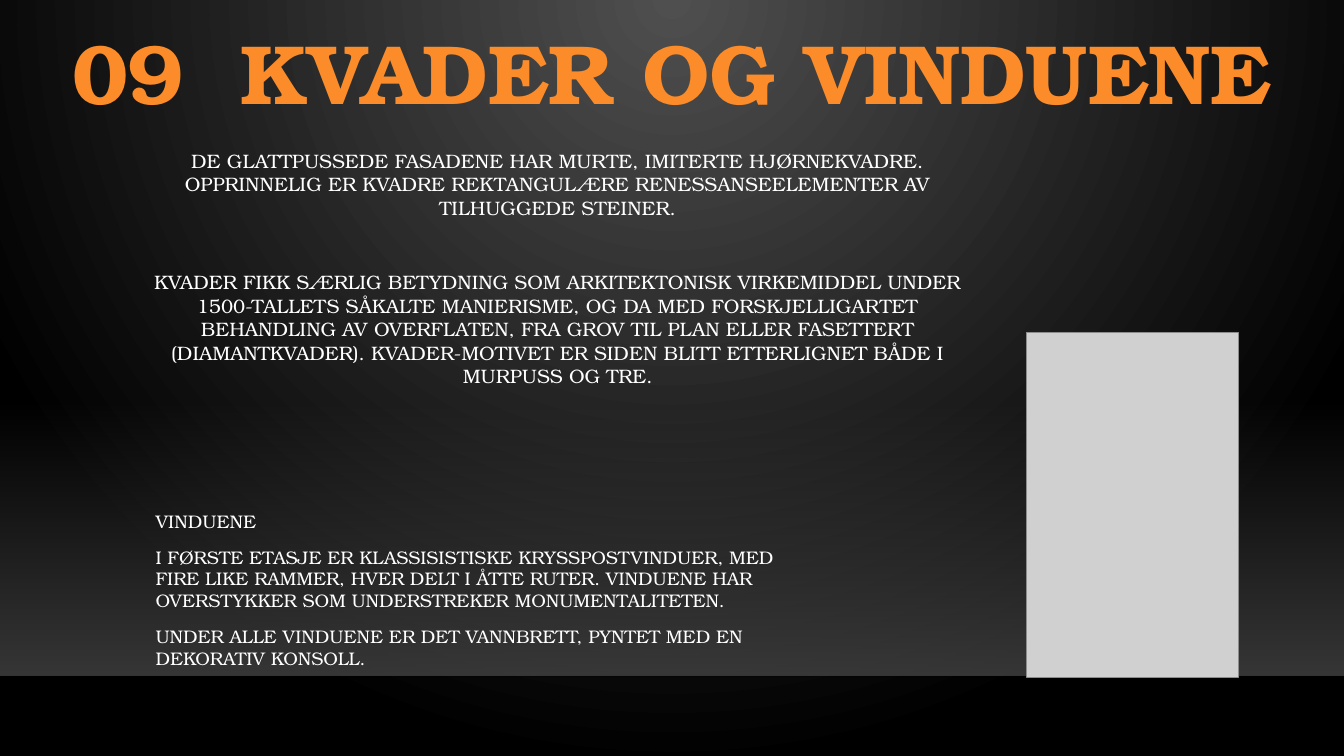
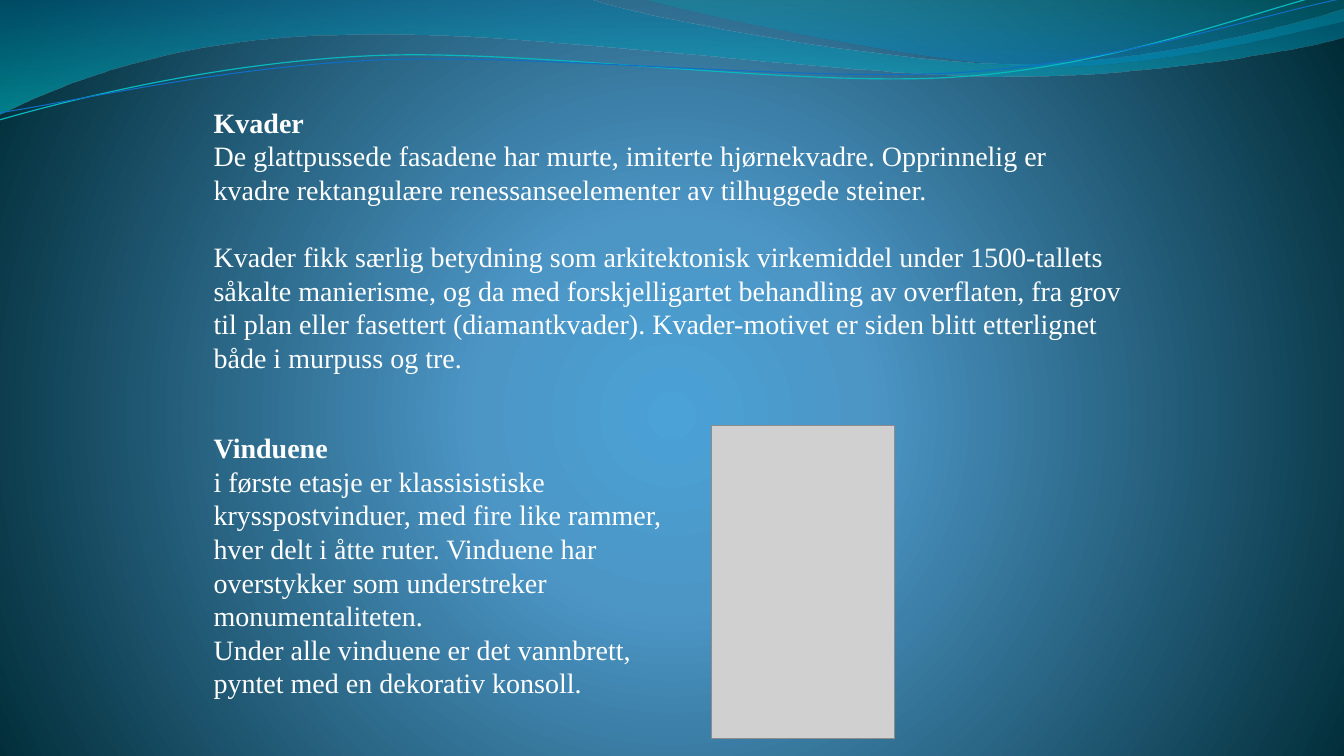
Before and after one commit to skaretk/lightcontrols, a slide deck: slide 10 of light_controller/light_control.pptm (slide 9 before the commit). Drawn at 1344x756 pixels with LibreOffice and Linux fonts; fonts in the diff are those of the drawing; grey boxes stand for pictures; background and template pictures are left out. Boxes give left, top, right and bottom in pixels: in the first picture for what was removed or moved away, otherwise in the second. Text is boxed around its words. In the diff, an @@ line names an element or a change of style, - is before the commit and + after.

```diff
--- a/light_controller/light_control.pptm
+++ b/light_controller/light_control.pptm
@@ background gradient #505050 to #000000 to gradient #4AA0D6 to #4C98C7 to #002C38 @@
@@ freeform shape added at (0, 0, 1344, 114), fill gradient #0074A1 to #00C6CF @@
@@ freeform shape added at (0, 0, 1344, 125), outline #0AB8BF 0.85 pt @@
@@ freeform shape added at (0, 0, 1344, 120), outline #0F6FC6 0.75 pt @@
@@ freeform shape added at (644, 0, 1344, 70), fill gradient #00A1A9 to #008BBF @@
@@ title removed at (72, 45, 1271, 105) @@
-09 KVADER OG VINDUENE
@@ text at (214, 113, 1120, 373): text changed; size 13.9 to 20 pt; font TeX Gyre Bonum to Times New Roman @@
-DE GLATTPUSSEDE FASADENE HAR MURTE, IMITERTE HJØRNEKVADRE. OPPRINNELIG ER KVADRE REKTANGULÆRE RENESSANSEELEMENTER AV TILHUGGEDE STEINER.
-KVADER FIKK SÆRLIG BETYDNING SOM ARKITEKTONISK VIRKEMIDDEL UNDER 1500-TALLETS SÅKALTE MANIERISME, OG DA MED FORSKJELLIGARTET BEHANDLING AV OVERFLATEN, FRA GROV TIL PLAN ELLER FASETTERT (DIAMANTKVADER). KVADER-MOTIVET ER SIDEN BLITT ETTERLIGNET BÅDE I MURPUSS OG TRE.
+Kvader
+De glattpussede fasadene har murte, imiterte hjørnekvadre. Opprinnelig er kvadre rektangulære renessanseelementer av tilhuggede steiner.
+Kvader fikk særlig betydning som arkitektonisk virkemiddel under 1500-tallets såkalte manierisme, og da med forskjelligartet behandling av overflaten, fra grov til plan eller fasettert (diamantkvader). Kvader-motivet er siden blitt etterlignet både i murpuss og tre.
@@ picture removed at (1026, 333, 1238, 678) @@
@@ rectangle removed at (0, 399, 1344, 676) @@
@@ text at (214, 438, 661, 699): text changed; size 13 to 20 pt; font TeX Gyre Bonum to Times New Roman @@
-VINDUENE
-I FØRSTE ETASJE ER KLASSISISTISKE KRYSSPOSTVINDUER, MED FIRE LIKE RAMMER, HVER DELT I ÅTTE RUTER. VINDUENE HAR OVERSTYKKER SOM UNDERSTREKER MONUMENTALITETEN.
-UNDER ALLE VINDUENE ER DET VANNBRETT, PYNTET MED EN DEKORATIV KONSOLL.
+Vinduene
+i første etasje er klassisistiske krysspostvinduer, med fire like rammer, hver delt i åtte ruter. Vinduene har overstykker som understreker monumentaliteten.
+Under alle vinduene er det vannbrett, pyntet med en dekorativ konsoll.
@@ picture added at (712, 425, 894, 739) @@
@@ line removed from (0, 677) to (1344, 677) @@
```
Also in this commit, not shown: 13 other slides changed, 1 slide added, 2 slides removed, 3 other files.
